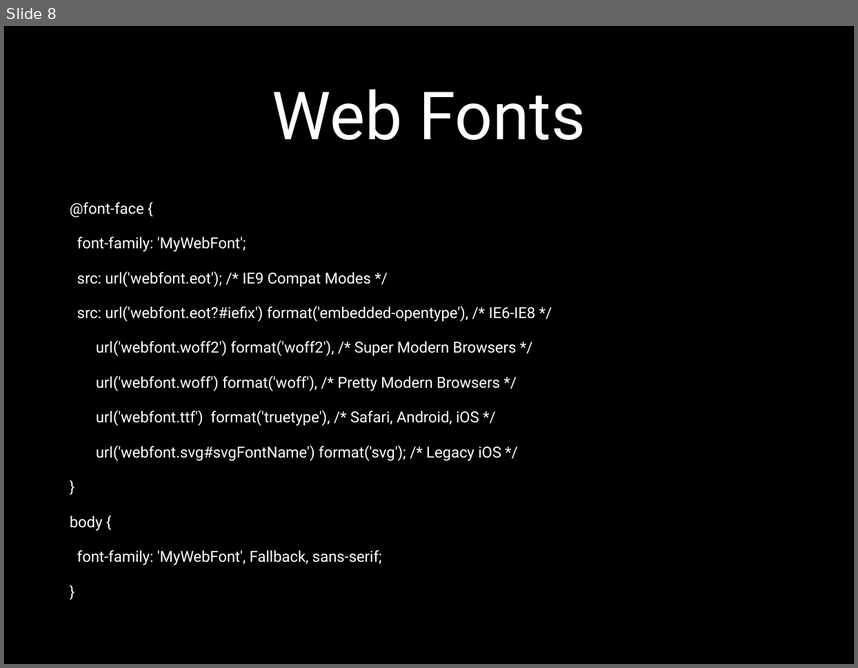
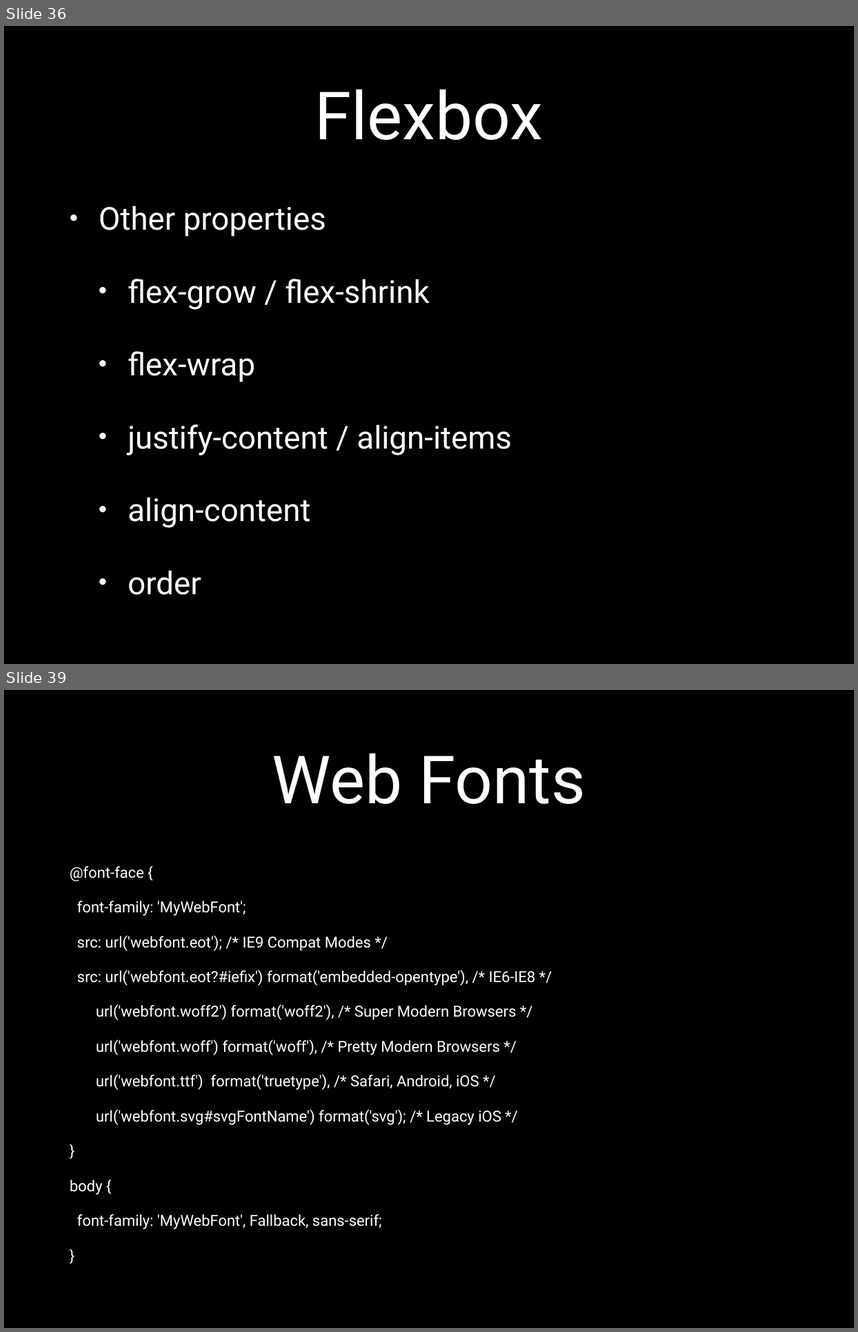
Before and after one commit to eliasjames/training-web-dev, a slide deck: intermediate-front-end/slides/powerpoint/day3.pptx. Shown one above the other, each under a label of ours: slide 8 before the commit, slides 36 and 39 after it; the slides between them are not shown. The pictures are 858x668 and 858x1332 pixels, drawn with LibreOffice and Linux fonts; fonts in the diff are those of the drawing. Boxes give left, top, right and bottom in pixels: in the first picture for what was removed or moved away, otherwise in the second. Text is boxed around its words. In the diff, an @@ line names an element or a change of style, - is before the commit and + after.

```diff
--- a/intermediate-front-end/slides/powerpoint/day3.pptx
+++ b/intermediate-front-end/slides/powerpoint/day3.pptx
@@ slide 36 added at <box>4,26,854,664</box>, background #000000 @@
@@ title added at <box>314,89,543,140</box>, 80 pt, text #FFFFFF @@
+Flexbox
@@ text added at <box>99,205,512,595</box>, 38 pt, text #FFFFFF @@
+• Other properties
+  • flex-grow / flex-shrink
+  • flex-wrap
+  • justify-content / align-items
+  • align-content
+  • order
@@ what was slide 8 is now slide 39 @@
```
Also in this commit, not shown: 1 slide changed, 38 other slides added.
